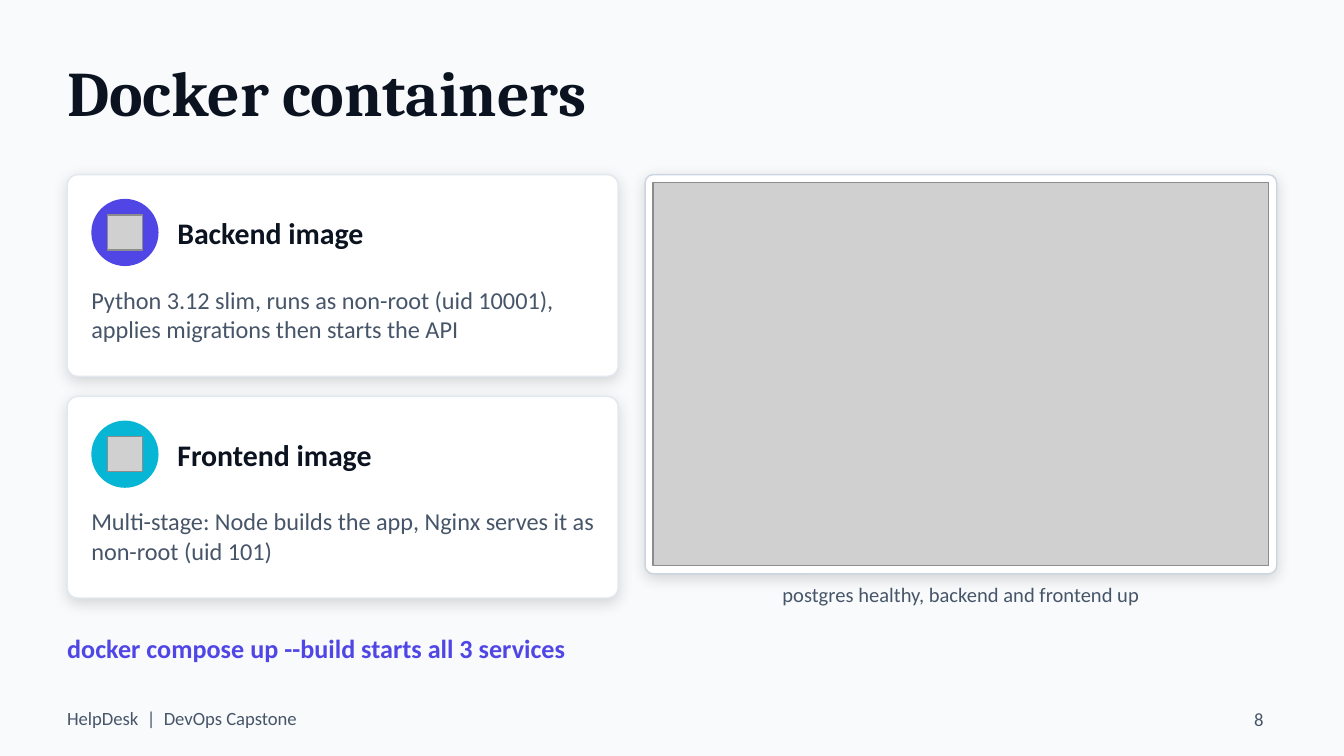
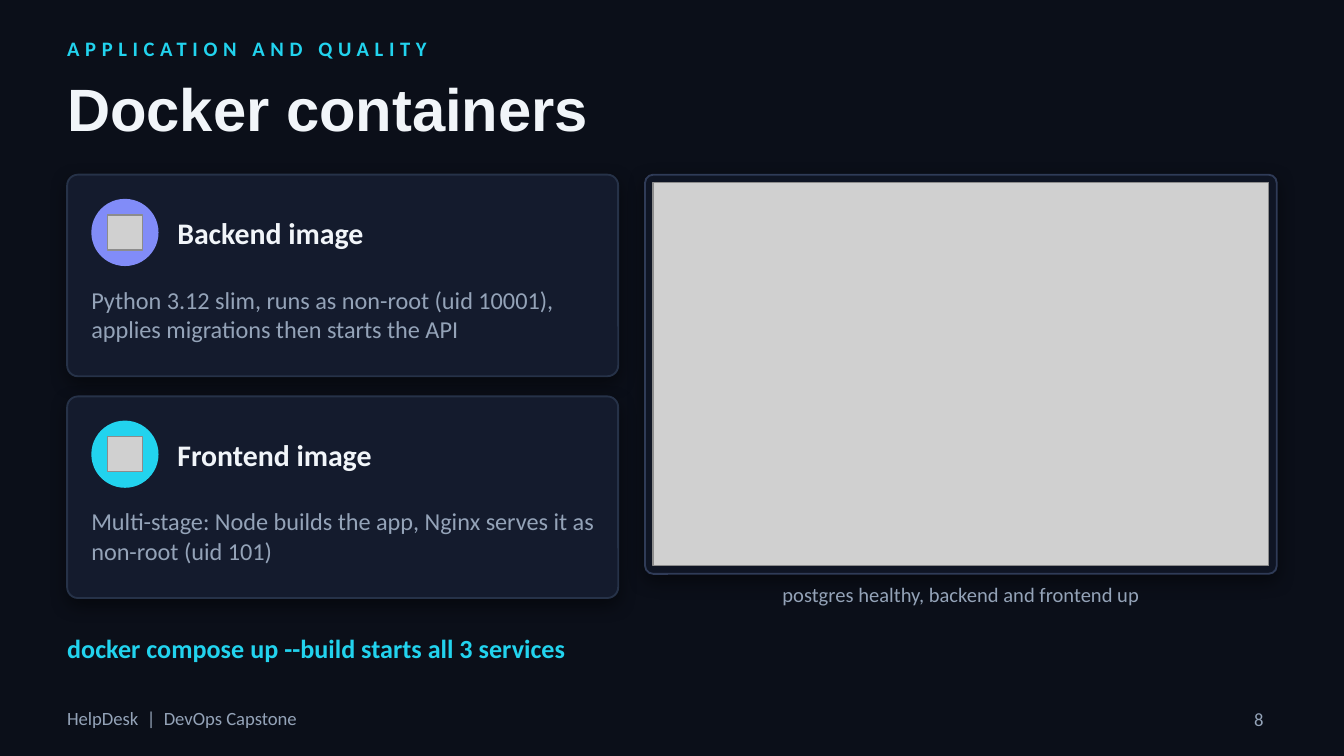
Before and after one commit to parthtaneja0001/helpdesk-devops-capstone, a slide deck: slide 8 of docs/HelpDesk-DevOps-Capstone.pptx. Drawn at 1344x756 pixels with LibreOffice and Linux fonts; fonts in the diff are those of the drawing; grey boxes stand for pictures; background and template pictures are left out. Boxes give left, top, right and bottom in pixels: in the first picture for what was removed or moved away, otherwise in the second. Text is boxed around its words. In the diff, an @@ line names an element or a change of style, - is before the commit and + after.

Commit message:
docs: restyle presentation with a dark theme and cleaner typography

```diff
--- a/docs/HelpDesk-DevOps-Capstone.pptx
+++ b/docs/HelpDesk-DevOps-Capstone.pptx
@@ background #F8FAFC to picture (left out) @@
@@ text added at bbox=[67, 34, 874, 63], 11 pt, text #22D3EE, bold @@
+APPLICATION AND QUALITY
@@ title "Docker containers": place and size @@
-title "Docker containers" at bbox=[67, 72, 587, 117]
+title "Docker containers" at bbox=[67, 87, 588, 132]
@@ title "Docker containers" at bbox=[67, 87, 588, 132]: size 34 to 32 pt, font Cambria to Arial, text colour #0B1220 to #F1F5F9 @@
@@ rounded rectangle at bbox=[67, 175, 618, 376]: fill #FFFFFF to #141B2D; outline #E2E8F0 0.75 pt to #263248 1 pt; shadow changed @@
@@ rounded rectangle at bbox=[645, 175, 1277, 574]: fill #FFFFFF to #0F1524; outline #CBD5E1 0.75 pt to #2F3B57 1 pt; shadow changed @@
@@ ellipse at bbox=[91, 199, 159, 266]: fill #4F46E5 to #818CF8 @@
@@ text "Backend image" at bbox=[177, 223, 363, 249]: text colour #0B1220 to #F1F5F9 @@
@@ rounded rectangle at bbox=[67, 396, 618, 598]: fill #FFFFFF to #141B2D; outline #E2E8F0 0.75 pt to #263248 1 pt; shadow changed @@
@@ ellipse at bbox=[91, 421, 159, 488]: fill #06B6D4 to #22D3EE @@
@@ text "Frontend image" at bbox=[177, 445, 372, 471]: text colour #0B1220 to #F1F5F9 @@
@@ text "docker compose up --build starts ..." at bbox=[67, 639, 565, 662]: text colour #4F46E5 to #22D3EE @@
@@ text colour #475569 to #94A3B8 in 5 elements at bbox=[67, 712, 296, 728], bbox=[91, 291, 553, 342], bbox=[91, 513, 594, 563], bbox=[782, 588, 1139, 606], bbox=[1254, 713, 1263, 726] @@
```
Also in this commit, not shown: 23 other slides changed.
